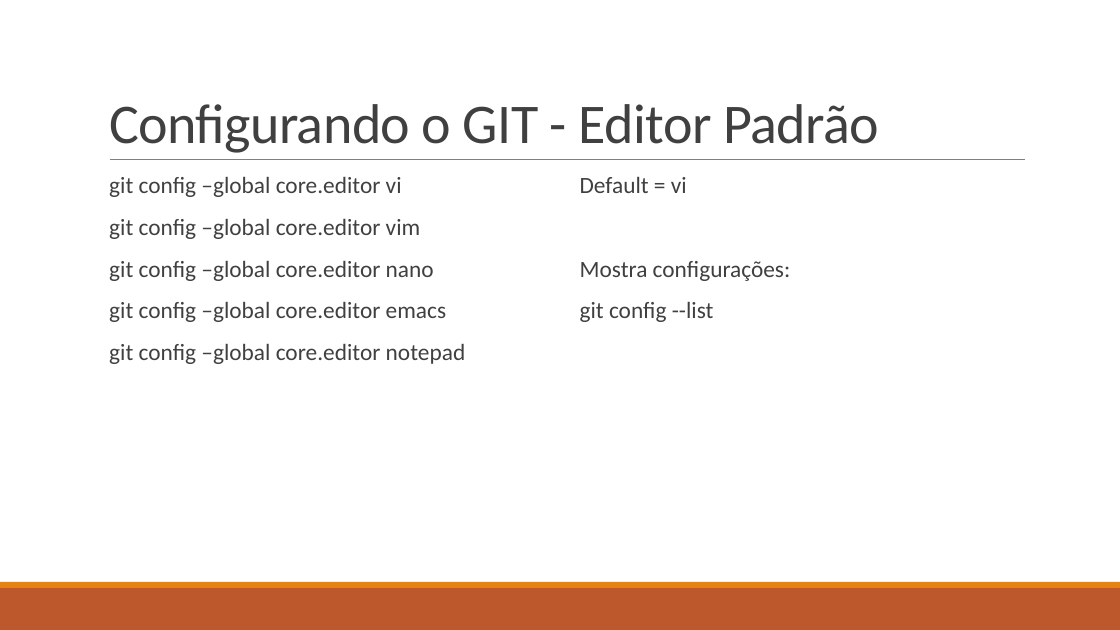
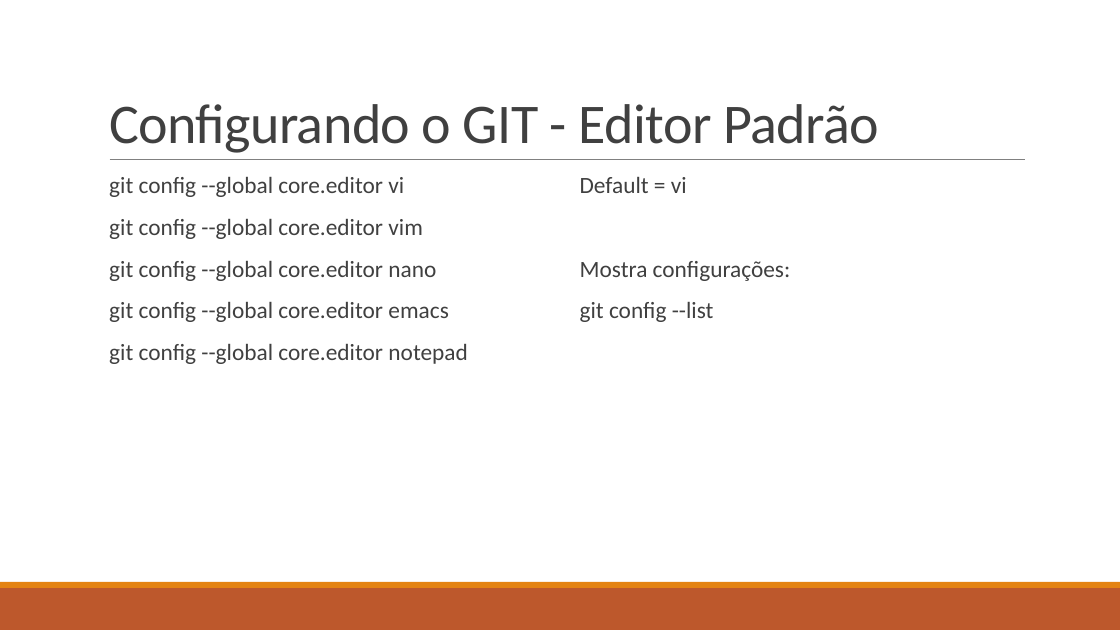
Before and after one commit to ekson73/Docs, a slide deck: slide 30 of Projeto VEK - GIT 4 VEK.pptx (slide 29 before the commit). Drawn at 1120x630 pixels with LibreOffice and Linux fonts; fonts in the diff are those of the drawing. Boxes give left, top, right and bottom in pixels: in the first picture for what was removed or moved away, otherwise in the second. Text is boxed around its words. In the diff, an @@ line names an element or a change of style, - is before the commit and + after.

```diff
--- a/Projeto VEK - GIT 4 VEK.pptx
+++ b/Projeto VEK - GIT 4 VEK.pptx
@@ text at (109, 177, 468, 364): text changed @@
-  git config –global core.editor vi
-  git config –global core.editor vim
-  git config –global core.editor nano
-  git config –global core.editor emacs
-  git config –global core.editor notepad
+  git config --global core.editor vi
+  git config --global core.editor vim
+  git config --global core.editor nano
+  git config --global core.editor emacs
+  git config --global core.editor notepad
```
Also in this commit, not shown: 9 other slides changed, 12 slides added, 5 slides removed, 1 other file.
